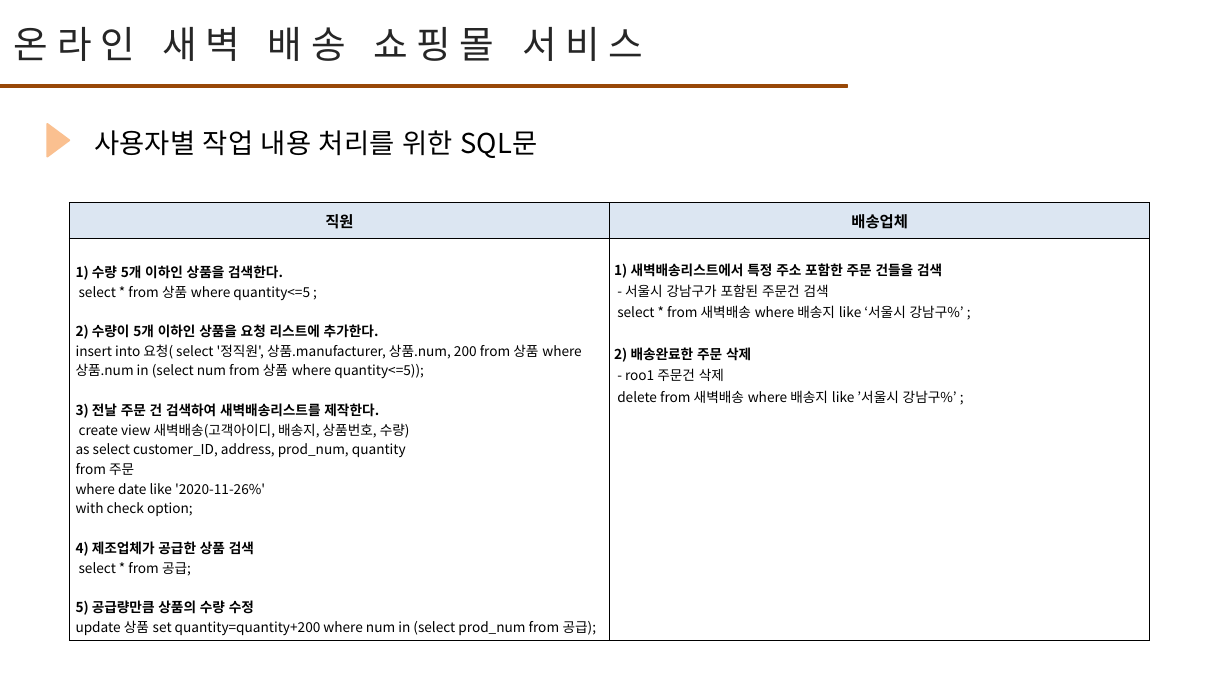
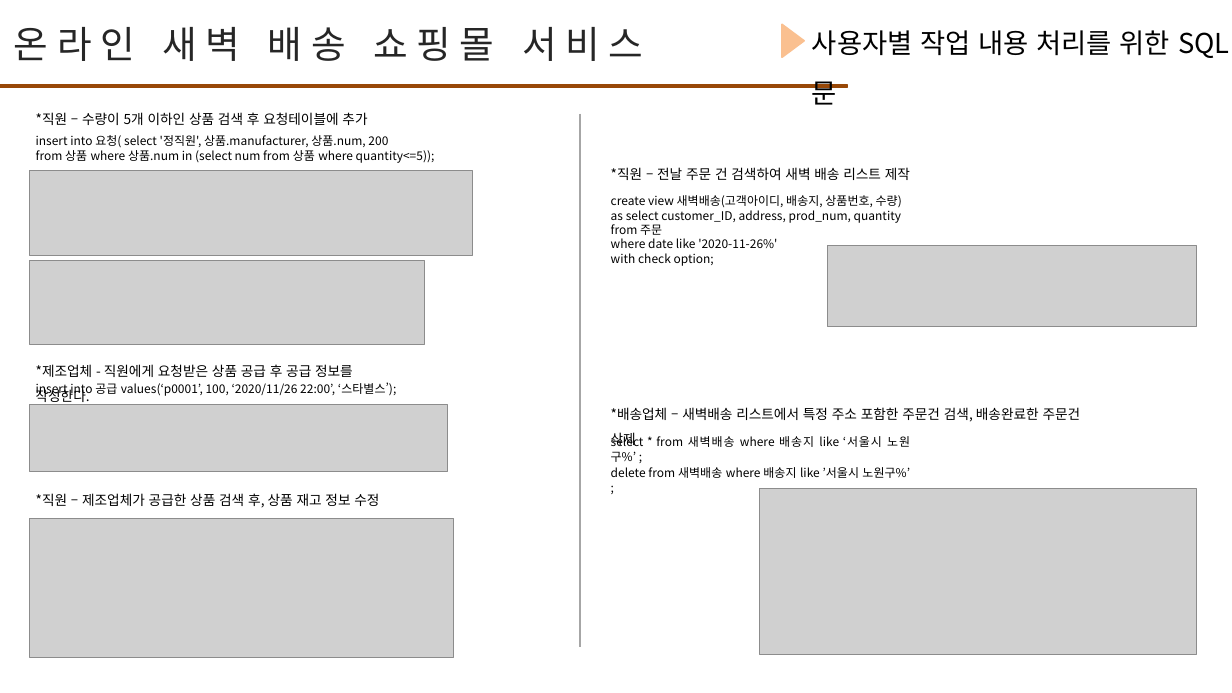
Before and after one commit to jyoon1421/db202002, a slide deck: slide 9 of TermProject/텀프로젝트발표_2018112197이정윤.pptx. Drawn at 1232x693 pixels with LibreOffice and Linux fonts; fonts in the diff are those of the drawing; grey boxes stand for pictures. Boxes give left, top, right and bottom in pixels: in the first picture for what was removed or moved away, otherwise in the second. Text is boxed around its words. In the diff, an @@ line names an element or a change of style, - is before the commit and + after.

```diff
--- a/TermProject/텀프로젝트발표_2018112197이정윤.pptx
+++ b/TermProject/텀프로젝트발표_2018112197이정윤.pptx
@@ triangle: place and size @@
-triangle at bbox=[47, 124, 69, 157]
+triangle at bbox=[782, 24, 804, 57]
@@ text "사용자별 작업 내용 처리를 위한 ..." rewrapped from bbox=[94, 130, 538, 158] to bbox=[812, 30, 1170, 56] @@
@@ text added at bbox=[36, 112, 367, 125], 16 pt, text #000000 @@
+*직원 – 수량이 5개 이하인 상품 검색 후 요청테이블에 추가
@@ line added from (580, 113) to (580, 647), #A6A6A6 2.25 pt @@
@@ text added at bbox=[36, 135, 435, 163], 14 pt, text #000000 @@
+insert into 요청( select '정직원', 상품.manufacturer, 상품.num, 200
+from 상품 where 상품.num in (select num from 상품 where quantity<=5));
@@ picture added at bbox=[30, 171, 472, 256] @@
@@ text added at bbox=[611, 167, 910, 180], 16 pt, text #000000 @@
+*직원 – 전날 주문 건 검색하여 새벽 배송 리스트 제작
@@ table removed at bbox=[70, 203, 1150, 640], 2 rows, 2 columns @@
-직원 | 배송업체
-1) 수량 5개 이하인 상품을 검색한다. / select * from 상품 where quantity<=5 ; / 2) 수량이 5개 이하인 상품을 요청 리스트에 추가한다. / insert into 요청( select '정직원', 상품.manufacturer, 상품.num, 200 from 상품 where 상품.num in (select num from 상품 where quantity<=5)); / 3) 전날 주문 건 검색하여 새벽배송리스트를 제작한다. / create view 새벽배송(고객아이디, 배송지, 상품번호, 수량) / as select customer_ID, address, prod_num, quantity / from 주문 / where date like '2020-11-26%' / with check option; / 4) 제조업체가 공급한 상품 검색 / select * from 공급; / 5) 공급량만큼 상품의 수량 수정 / update 상품 set quantity=quantity+200 where num in (select prod_num from 공급); | 1) 새벽배송리스트에서 특정 주소 포함한 주문 건들을 검색 / - 서울시 강남구가 포함된 주문건 검색 / select * from 새벽배송 where 배송지 like ‘서울시 강남구%’ ; / 2) 배송완료한 주문 삭제 / - roo1 주문건 삭제 / delete from 새벽배송 where 배송지 like ’서울시 강남구%’ ;
@@ text added at bbox=[611, 195, 902, 266], 14 pt, text #000000 @@
+create view 새벽배송(고객아이디, 배송지, 상품번호, 수량)
+as select customer_ID, address, prod_num, quantity
+from 주문
+where date like '2020-11-26%'
+with check option;
@@ picture added at bbox=[30, 261, 424, 344] @@
@@ picture added at bbox=[827, 245, 1196, 326] @@
@@ text added at bbox=[36, 364, 353, 405], 16 pt, text #000000 @@
+*제조업체 - 직원에게 요청받은 상품 공급 후 공급 정보를 작성한다.
@@ text added at bbox=[36, 382, 397, 397], 14 pt, text #000000 @@
+insert into 공급 values(‘p0001’, 100, ‘2020/11/26 22:00’, ‘스타별스’);
@@ picture added at bbox=[30, 404, 447, 471] @@
@@ text added at bbox=[611, 407, 1081, 422], 16 pt, text #000000 @@
+*배송업체 – 새벽배송 리스트에서 특정 주소 포함한 주문건 검색, 배송완료한 주문건 삭제
@@ text added at bbox=[611, 436, 910, 478], 14 pt, text #000000 @@
+select * from 새벽배송 where 배송지 like ‘서울시 노원구%’ ;
+delete from 새벽배송 where 배송지 like ’서울시 노원구%’ ;
@@ text added at bbox=[36, 493, 379, 508], 16 pt, text #000000 @@
+*직원 – 제조업체가 공급한 상품 검색 후, 상품 재고 정보 수정
@@ picture added at bbox=[759, 488, 1196, 654] @@
@@ picture added at bbox=[30, 518, 454, 657] @@
```
Also in this commit, not shown: 7 other slides changed, 2 slides added, 2 slides removed.
